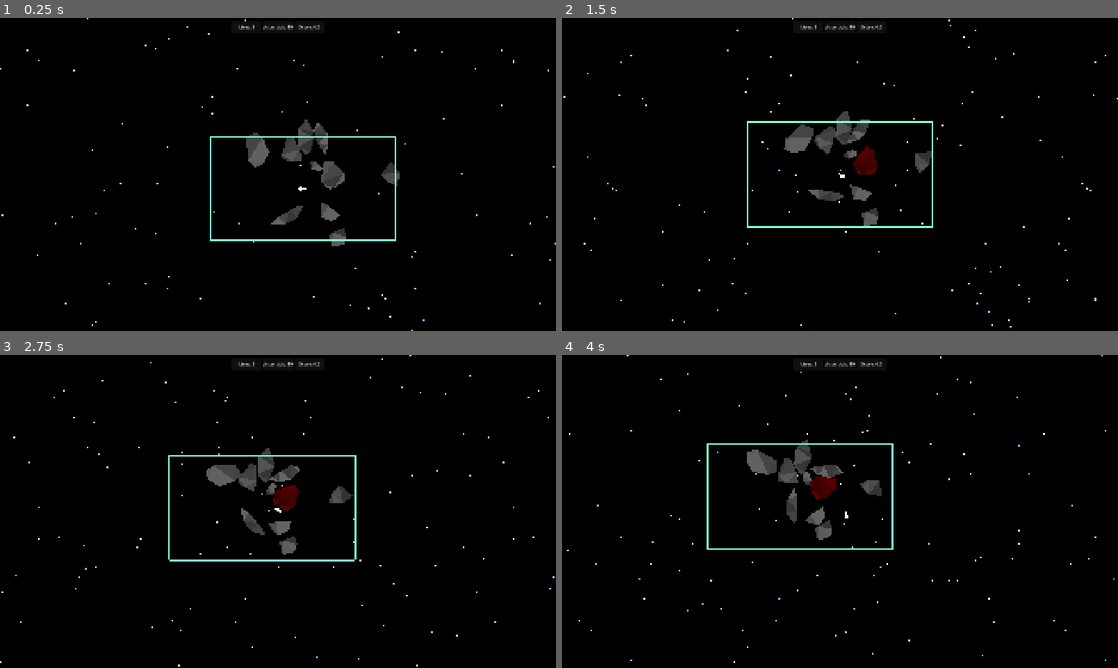
Above: before the commit, frames 1-4 (two rows, left to right).
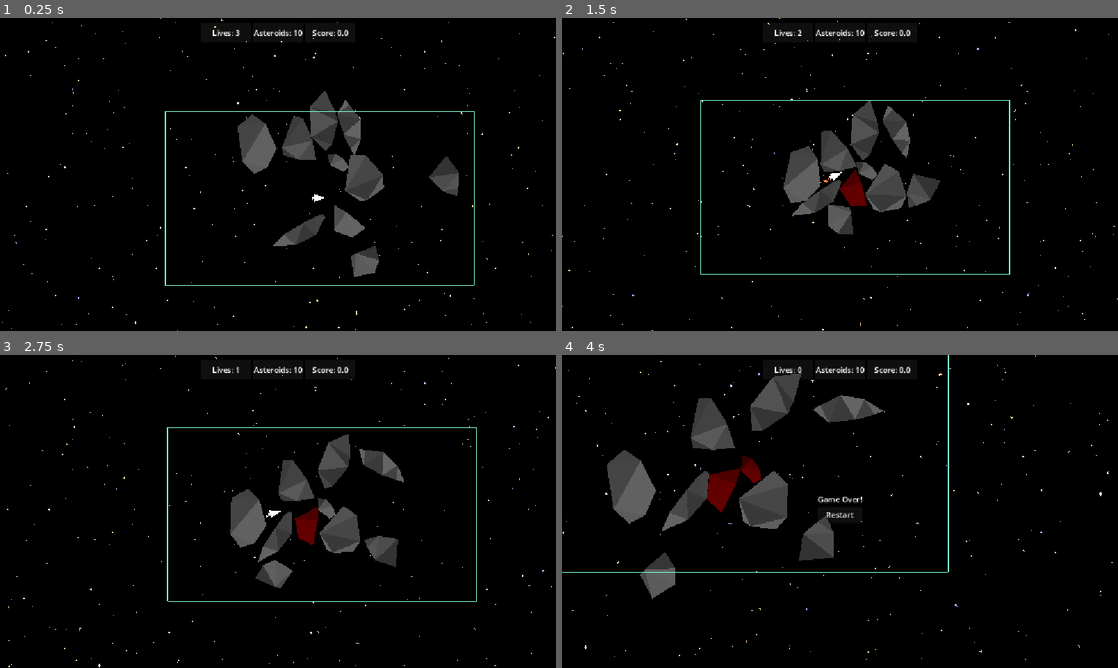
Above: after the commit, the same moments.

Repository: ProudFridge/Asteroids
Game: Godot game, scene res://scenes/game/game.tscn
Same seed, same stepped clock (60 frames per second), same inputs: the game is played once before the commit and once after it.
Inputs (mouse positions are in pixels of both pictures, inside the frame that each line leads up to):
- Up to frame 1 (0.25 s): no input
- Up to frame 2 (1.5 s): tap Enter at 0.5 s; move the mouse to (962, 158) at 0.52 s; hold D (turn_right) 0.53-1.28 s; hold Space (shoot) 0.53-1.28 s; click (962, 158) at 0.67 s; move the mouse to (728, 190) at 1.27 s; hold S (backwards) from 1.28 s (still down); tap Alt at 1.35 s
- Up to frame 3 (2.75 s): move the mouse to (333, 442) at 2.02 s; release S (backwards) at 2.03 s; hold D (turn_right) from 2.03 s (still down); tap Shift at 2.1 s
- Up to frame 4 (4 s): move the mouse to (812, 574) at 2.77 s; release D (turn_right) at 2.78 s; hold W (forwards) 2.78-3.53 s; tap Space (shoot) at 2.85 s; click (812, 574) at 2.92 s; move the mouse to (1006, 558) at 3.52 s; hold A (turn_left) from 3.53 s (still down); tap Alt at 3.6 s

The runs differ from the first frame. In frame 1, 6.7% of the frame differs, in the area x 0-100%, y 0-100%; in frame 2, 7.3%; in frame 3, 7.8%; in frame 4, 11%, in the area x 0-100%, y 0-99%.

Commit message:
Add pause menu, can be triggered with by pressing T

Diff:
--- a/project.godot
+++ b/project.godot
@@ -28,9 +28,6 @@
 
 [display]
 
-window/size/viewport_width=1920
-window/size/viewport_height=1080
-window/size/mode=3
 window/stretch/mode="canvas_items"
 window/stretch/aspect="expand"
 
@@ -75,6 +72,11 @@
 "events": [Object(InputEventKey,"resource_local_to_scene":false,"resource_name":"","device":-1,"window_id":0,"alt_press …(191 unchanged characters)…
 ]
 }
+pause_game={
+"deadzone": 0.2,
+"events": [Object(InputEventKey,"resource_local_to_scene":false,"resource_name":"","device":-1,"window_id":0,"alt_pressed":false,"shift_pressed":false,"ctrl_pressed":false,"meta_pressed":false,"pressed":false,"keycode":0,"physical_keycode":84,"key_label":0,"unicode":116,"location":0,"echo":false,"script":null)
+]
+}
 
 [layer_names]
 
--- a/scenes/bullet/bullet.gd
+++ b/scenes/bullet/bullet.gd
@@ -22,19 +22,18 @@
 
 		var collisionPosition: Vector2 = collision.get_position()
 
-		# Makes sure the player doens't get outside the window
-		#if collisionPosition.x >= Global.windowSize.x:
-			#disappear()
-		#
-		#if collisionPosition.x <= 0:
-			#disappear()
-			#
-		#if collisionPosition.y >= Global.windowSize.y:
-			#disappear()
-			#
-		## Won't work without the 1
-		#if collisionPosition.y <= 1:
-			#disappear()
+		if collisionPosition.x >= Global.windowSize.x:
+			disappear()
+
+		if collisionPosition.x <= 0:
+			disappear()
+
+		if collisionPosition.y >= Global.windowSize.y:
+			disappear()
+
+		# Won't work without the 1
+		if collisionPosition.y <= 1:
+			disappear()
 
 
 func _on_lifetime_timer_timeout() -> void:
--- a/scenes/game/game.tscn
+++ b/scenes/game/game.tscn
@@ -12,6 +12,8 @@
 [ext_resource type="Script" uid="uid://cee4rwhwt2xod" path="res://scenes/game/ui/game_won_container.gd" id="11_5jirj"]
 [ext_resource type="Script" uid="uid://dctwnixmnew4n" path="res://scenes/game/ui/game_over_container.gd" id="11_kp23o"]
 [ext_resource type="Script" uid="uid://cqsmjxsidqn44" path="res://scenes/game/border.gd" id="12_5jirj"]
+[ext_resource type="Script" uid="uid://b6ls8uptisac" path="res://scenes/game/ui/pause_menu/pause_menu.gd" id="12_vaxfo"]
+[ext_resource type="Script" uid="uid://br8owlchcm7kq" path="res://scenes/game/ui/pause_menu/quit_button.gd" id="13_ftsea"]
 
 [sub_resource type="WorldBoundaryShape2D" id="WorldBoundaryShape2D_ohdgn"]
 
@@ -22,6 +24,26 @@
 [sub_resource type="WorldBoundaryShape2D" id="WorldBoundaryShape2D_anm2o"]
 
 [sub_resource type="LabelSettings" id="LabelSettings_0sr1o"]
+
+[sub_resource type="Theme" id="Theme_5jirj"]
+
+[sub_resource type="StyleBoxFlat" id="StyleBoxFlat_vaxfo"]
+bg_color = Color(0.32172796, 0.32172796, 0.32172793, 1)
+border_width_left = 2
+border_width_top = 2
+border_width_right = 2
+border_width_bottom = 2
+border_color = Color(0.5014065, 0.50140655, 0.5014063, 1)
+corner_radius_top_left = 4
+corner_radius_top_right = 4
+corner_radius_bottom_right = 4
+corner_radius_bottom_left = 4
+expand_margin_left = 5.0
+expand_margin_top = 5.0
+expand_margin_right = 5.0
+expand_margin_bottom = 5.0
+
+[sub_resource type="Theme" id="Theme_2m7xh"]
 
 [node name="Game" type="Node" unique_id=324886737]
 script = ExtResource("1_kp23o")
@@ -62,10 +84,10 @@
 
 [node name="StarsManager" parent="Managers" unique_id=210266538 instance=ExtResource("7_ftsea")]
 
-[node name="CanvasLayer" type="CanvasLayer" parent="." unique_id=137853518]
-layer = -10
-
-[node name="UI" type="Control" parent="CanvasLayer" unique_id=311688332]
+[node name="UILayer" type="CanvasLayer" parent="." unique_id=137853518]
+layer = -1
+
+[node name="UI" type="Control" parent="UILayer" unique_id=311688332]
 layout_mode = 3
 anchors_preset = 15
 anchor_right = 1.0
@@ -73,7 +95,7 @@
 grow_horizontal = 2
 grow_vertical = 2
 
-[node name="ColorRect" type="ColorRect" parent="CanvasLayer/UI" unique_id=2144515775]
+[node name="ColorRect" type="ColorRect" parent="UILayer/UI" unique_id=2144515775]
 z_index = -10
 layout_mode = 1
 anchors_preset = 15
@@ -83,7 +105,7 @@
 grow_vertical = 2
 color = Color(0, 0, 0, 1)
 
-[node name="MarginContainer" type="MarginContainer" parent="CanvasLayer/UI" unique_id=213812162]
+[node name="MarginContainer" type="MarginContainer" parent="UILayer/UI" unique_id=213812162]
 custom_minimum_size = Vector2(320, 0)
 layout_mode = 1
 anchors_preset = 5
@@ -95,14 +117,14 @@
 grow_horizontal = 2
 theme_override_constants/margin_top = 10
 
-[node name="HBoxContainer" type="HBoxContainer" parent="CanvasLayer/UI/MarginContainer" unique_id=1303447050]
-layout_mode = 2
-
-[node name="Panel" type="Panel" parent="CanvasLayer/UI/MarginContainer/HBoxContainer" unique_id=507421942]
+[node name="HBoxContainer" type="HBoxContainer" parent="UILayer/UI/MarginContainer" unique_id=1303447050]
+layout_mode = 2
+
+[node name="Panel" type="Panel" parent="UILayer/UI/MarginContainer/HBoxContainer" unique_id=507421942]
 layout_mode = 2
 size_flags_horizontal = 3
 
-[node name="LivesLabel" type="Label" parent="CanvasLayer/UI/MarginContainer/HBoxContainer/Panel" unique_id=474743535 node_paths=PackedStringArray("player")]
+[node name="LivesLabel" type="Label" parent="UILayer/UI/MarginContainer/HBoxContainer/Panel" unique_id=474743535 node_paths=PackedStringArray("player")]
 layout_mode = 1
 anchors_preset = 8
 anchor_left = 0.5
@@ -118,11 +140,11 @@
 script = ExtResource("6_5i0tg")
 player = NodePath("../../../../../../Player")
 
-[node name="Panel2" type="Panel" parent="CanvasLayer/UI/MarginContainer/HBoxContainer" unique_id=1979931798]
+[node name="Panel2" type="Panel" parent="UILayer/UI/MarginContainer/HBoxContainer" unique_id=1979931798]
 layout_mode = 2
 size_flags_horizontal = 3
 
-[node name="AsteroidCountLabel" type="Label" parent="CanvasLayer/UI/MarginContainer/HBoxContainer/Panel2" unique_id=1230718935 node_paths=PackedStringArray("asteroidManager")]
+[node name="AsteroidCountLabel" type="Label" parent="UILayer/UI/MarginContainer/HBoxContainer/Panel2" unique_id=1230718935 node_paths=PackedStringArray("asteroidManager")]
 layout_mode = 1
 anchors_preset = 8
 anchor_left = 0.5
@@ -138,11 +160,11 @@
 script = ExtResource("7_bdhmt")
 asteroidManager = NodePath("../../../../../../Managers/AsteroidManager")
 
-[node name="Panel3" type="Panel" parent="CanvasLayer/UI/MarginContainer/HBoxContainer" unique_id=2049838663]
+[node name="Panel3" type="Panel" parent="UILayer/UI/MarginContainer/HBoxContainer" unique_id=2049838663]
 layout_mode = 2
 size_flags_horizontal = 3
 
-[node name="ScoreLabel" type="Label" parent="CanvasLayer/UI/MarginContainer/HBoxContainer/Panel3" unique_id=1073056985 node_paths=PackedStringArray("asteroidManager")]
+[node name="ScoreLabel" type="Label" parent="UILayer/UI/MarginContainer/HBoxContainer/Panel3" unique_id=1073056985 node_paths=PackedStringArray("asteroidManager")]
 layout_mode = 1
 anchors_preset = 8
 anchor_left = 0.5
@@ -158,7 +180,7 @@
 script = ExtResource("8_87uf6")
 asteroidManager = NodePath("../../../../../../Managers/AsteroidManager")
 
-[node name="GameOverContainer" type="VBoxContainer" parent="CanvasLayer/UI" unique_id=118280416 node_paths=PackedStringArray("gameManager")]
+[node name="GameOverContainer" type="VBoxContainer" parent="UILayer/UI" unique_id=118280416 node_paths=PackedStringArray("gameManager")]
 visible = false
 layout_mode = 1
 anchors_preset = 8
@@ -175,18 +197,19 @@
 script = ExtResource("11_kp23o")
 gameManager = NodePath("../../../Managers/GameManager")
 
-[node name="GameOverLabel" type="Label" parent="CanvasLayer/UI/GameOverContainer" unique_id=469862239]
+[node name="GameOverLabel" type="Label" parent="UILayer/UI/GameOverContainer" unique_id=469862239]
 layout_mode = 2
 text = "Game Over!"
 label_settings = SubResource("LabelSettings_0sr1o")
 horizontal_alignment = 1
 
-[node name="RestartButton" type="Button" parent="CanvasLayer/UI/GameOverContainer" unique_id=955558674]
+[node name="RestartButton" type="Button" parent="UILayer/UI/GameOverContainer" unique_id=955558674]
 layout_mode = 2
 size_flags_vertical = 3
 text = "Restart"
 
-[node name="GameWonContainer" type="VBoxContainer" parent="CanvasLayer/UI" unique_id=1417264360 node_paths=PackedStringArray("gameManager")]
+[node name="GameWonContainer" type="VBoxContainer" parent="UILayer/UI" unique_id=1417264360 node_paths=PackedStringArray("gameManager")]
+visible = false
 layout_mode = 1
 anchors_preset = 8
 anchor_left = 0.5
@@ -202,15 +225,58 @@
 script = ExtResource("11_5jirj")
 gameManager = NodePath("../../../Managers/GameManager")
 
-[node name="YouWonLabel" type="Label" parent="CanvasLayer/UI/GameWonContainer" unique_id=37234498]
+[node name="YouWonLabel" type="Label" parent="UILayer/UI/GameWonContainer" unique_id=37234498]
 layout_mode = 2
 text = "You won!"
 horizontal_alignment = 1
 
-[node name="RestartButton" type="Button" parent="CanvasLayer/UI/GameWonContainer" unique_id=563091775]
+[node name="RestartButton" type="Button" parent="UILayer/UI/GameWonContainer" unique_id=563091775]
 layout_mode = 2
 size_flags_vertical = 3
 text = "Restart"
 
+[node name="PauseMenuLayer" type="CanvasLayer" parent="." unique_id=366481481]
+
+[node name="PauseMenu" type="PanelContainer" parent="PauseMenuLayer" unique_id=1343691578]
+process_mode = 3
+modulate = Color(1, 1, 1, 0.6313726)
+z_index = 30
+anchors_preset = 8
+anchor_left = 0.5
+anchor_top = 0.5
+anchor_right = 0.5
+anchor_bottom = 0.5
+offset_left = -77.0
+offset_top = -64.0
+offset_right = 77.0
+offset_bottom = 64.0
+grow_horizontal = 2
+grow_vertical = 2
+theme = SubResource("Theme_5jirj")
+theme_override_styles/panel = SubResource("StyleBoxFlat_vaxfo")
+script = ExtResource("12_vaxfo")
+
+[node name="VBoxContainer" type="VBoxContainer" parent="PauseMenuLayer/PauseMenu" unique_id=1846872377]
+layout_mode = 2
+theme = SubResource("Theme_2m7xh")
+
+[node name="Label" type="Label" parent="PauseMenuLayer/PauseMenu/VBoxContainer" unique_id=2017393726]
+layout_mode = 2
+text = "Game Paused"
+horizontal_alignment = 1
+
+[node name="RestartButton" type="Button" parent="PauseMenuLayer/PauseMenu/VBoxContainer" unique_id=198654607]
+layout_mode = 2
+text = "Restart"
+
+[node name="MainMenuButton" type="Button" parent="PauseMenuLayer/PauseMenu/VBoxContainer" unique_id=295130982]
+layout_mode = 2
+text = "Quit to Main Menu"
+
+[node name="QuitButton" type="Button" parent="PauseMenuLayer/PauseMenu/VBoxContainer" unique_id=1580677799]
+layout_mode = 2
+text = "Quit"
+script = ExtResource("13_ftsea")
+
 [node name="Border" type="Node2D" parent="." unique_id=1272152262]
 script = ExtResource("12_5jirj")
--- /dev/null
+++ b/scenes/game/ui/pause_menu/pause_menu.gd
@@ -0,0 +1,11 @@
+extends PanelContainer
+
+
+# Called when the node enters the scene tree for the first time.
+func _ready() -> void:
+	hide()
+
+func _input(event: InputEvent) -> void:
+	if event.is_action_pressed("pause_game"):
+		get_tree().paused = !get_tree().paused
+		visible = !visible
--- /dev/null
+++ b/scenes/game/ui/pause_menu/quit_button.gd
@@ -0,0 +1,7 @@
+extends Button
+
+func _ready() -> void:
+	self.pressed.connect(_on_quit_button_pressed)
+
+func _on_quit_button_pressed() -> void:
+	get_tree().quit()
--- a/scenes/managers/asteroid_manager/asteroid_manager.gd
+++ b/scenes/managers/asteroid_manager/asteroid_manager.gd
@@ -29,7 +29,7 @@
 
 		asteroid.position = position
 		asteroid.angular_velocity = randf_range(-1, 1)
-		asteroid.linear_velocity = (Vector2(Global.windowSize / 2) - position).normalized() * randf_range(10, 30)
+		asteroid.linear_velocity = (Vector2(Global.windowSize / 2) - position).normalized() * randf_range(10, 300)
 
 		add_child(asteroid)
 		asteroid_added.emit()
--- a/scenes/managers/stars_manager/stars_manager.gd
+++ b/scenes/managers/stars_manager/stars_manager.gd
@@ -4,7 +4,7 @@
 
 var starAmount: int = 60 # star amount in a container with the size of repeat_size
 var repeatSize: Vector2 = Vector2(1024, 1024)
-var repeatTimes: int = 5
+var repeatTimes: int = 3
 # Array of main-sequence star colors taken from https://en.wikipedia.org/wiki/Stellar_classification
 var starColors: Array[Color] = [
 	Color("9bb0ff"),
--- a/scenes/player/player.gd
+++ b/scenes/player/player.gd
@@ -78,7 +78,7 @@
 			die()
 		damage_timer.start()
 
-
+# Rotate the rocket
 func _input(event: InputEvent) -> void:
 	if event.is_action_pressed("turn_left"):
 		angular_velocity = -rotSpeed
--- a/singletons/dev/dev.gd
+++ b/singletons/dev/dev.gd
@@ -2,6 +2,9 @@
 ## Useful scripts for developement
 ## Intended to be used as a singleton
 
+func _ready() -> void:
+	process_mode = Node.PROCESS_MODE_ALWAYS
+
 func _input(event: InputEvent) -> void:
 	if event.is_action_pressed("escape"):
 		get_tree().quit()
Not shown, added: scenes/game/ui/pause_menu/pause_menu.gd.uid
Not shown, added: scenes/game/ui/pause_menu/quit_button.gd.uid
